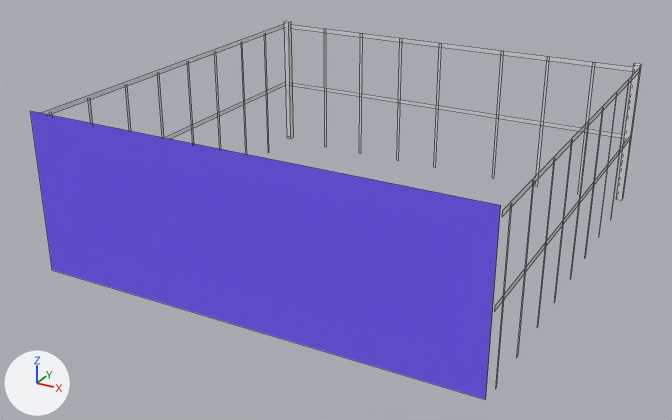
Before and after pictures for a commit that changed the Blender file asset_src/3d/misc.blend.
Camera for both pictures: a 50 mm camera at (3.72, -7.21, 3.85) aimed at (-0.13, -0.21, 0.35). The axes (+X, +Y, +Z) are drawn at lower left. The lights are the same throughout. Mesh edges are drawn as thin lines. The same objects are shown in both versions, whatever each file hides.

Names of what the first picture shows: 'kennel'.
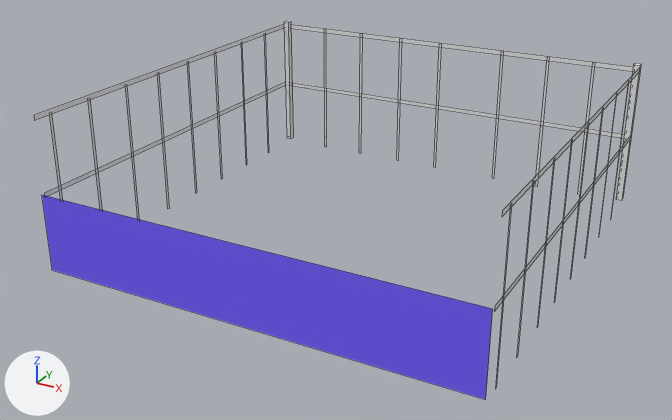
The change, as a diff of the scene's bpy script:
```diff
--- a/asset_src/3d/misc.blend.py
+++ b/asset_src/3d/misc.blend.py
@@ me_cube_001 @@
 me_cube_001.from_pydata(...)  # 128 vertices, 42 faces; spans x -10.4..57.5, y -2.0..1.8, z -1.0..2.0
 # used by ob_kennel; location = (-1.432, 0.176, 0.512); scale = (0.0601, 1.05, 0.506)
-me_cube_001.vertices[1].co = (-10.4, -2.0, 2.0)  # pixel (30, 110)
-me_cube_001.vertices[3].co = (57.3, -2.0, 2.0)  # pixel (500, 205)
+# me_cube_001 part 1
+me_cube_001.vertices[1].co = (-10.4, -2.0, 0.5)
+me_cube_001.vertices[3].co = (57.3, -2.0, 0.5)
 me_cube_001.materials.append(mat_blue)
```

Location of each change, [x1, y1, x2, y2] in pixels of the pictures (672 x 420 px; the box of a moved part takes in the faces that stretch with it):
'kennel', reshaped: before [31, 21, 641, 399]; after [34, 21, 641, 399]
part 1 of me_cube_001, moved or reshaped: before [31, 111, 501, 312]; after [42, 195, 493, 312]
